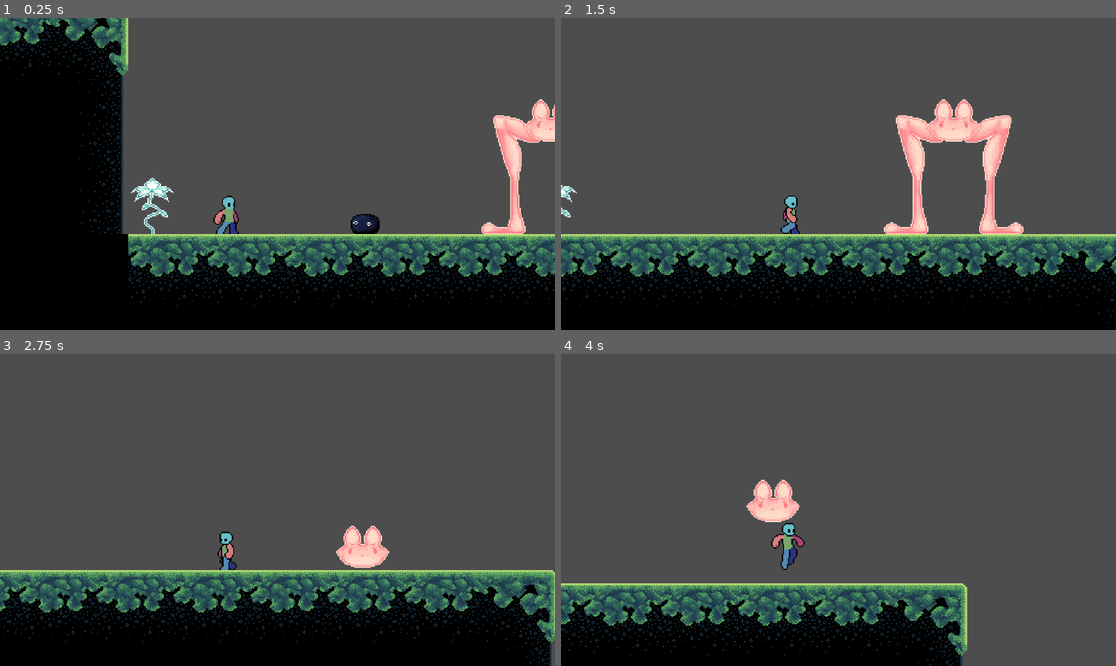
Above: before the commit, frames 1-4 (two rows, left to right).
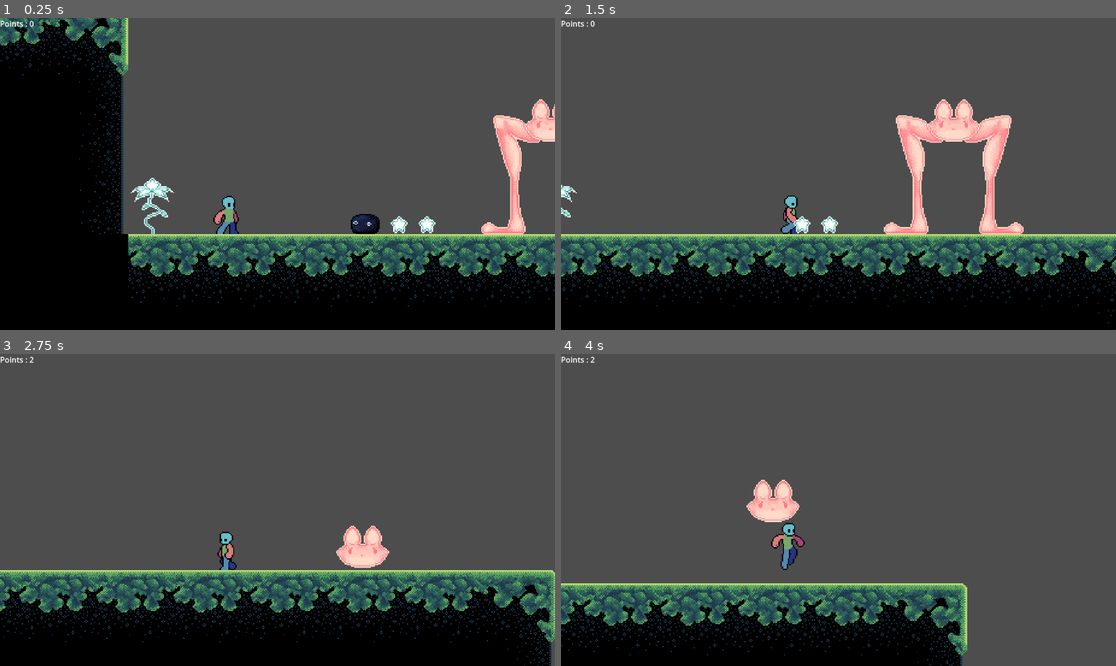
Above: after the commit, the same moments.

Repository: 7riciu/shiba-arcade-platformer-game
Game: Godot game, scene res://scenes/game.tscn
Same seed, same stepped clock (60 frames per second), same inputs: the game is played once before the commit and once after it.
Inputs (mouse positions are in pixels of both pictures, inside the frame that each line leads up to):
- Up to frame 1 (0.25 s): no input
- Up to frame 2 (1.5 s): tap Enter at 0.5 s; move the mouse to (960, 158) at 0.52 s; hold Right (Right) from 0.53 s (still down); click (960, 158) at 0.6 s; tap Space (Jump) at 0.77 s; move the mouse to (727, 189) at 1.27 s; click (727, 189) at 1.35 s
- Up to frame 3 (2.75 s): tap Space (Jump) at 1.52 s; move the mouse to (333, 441) at 2.02 s; release Right (Right) at 2.03 s; hold Left (Left) from 2.03 s (still down); click (333, 441) at 2.1 s
- Up to frame 4 (4 s): move the mouse to (810, 572) at 2.77 s; release Left (Left) at 2.78 s; hold Right (Right) from 2.78 s (still down); click (810, 572) at 2.85 s; tap Space (Jump) at 3.02, 3.77 s; move the mouse to (1005, 556) at 3.52 s; click (1005, 556) at 3.6 s

The runs differ from the first frame. In frame 1, 0.3% of the frame differs, in the area x 0-79%, y 0-70%; in frame 2, 0.3%; in frame 3, less than 0.1%; in frame 4, less than 0.1%.

Commit message:
I added a point-counting script

Diff:
--- a/scenes/game.tscn
+++ b/scenes/game.tscn
@@ -6,6 +6,8 @@
 [ext_resource type="PackedScene" uid="uid://bxcn8flp64gha" path="res://scenes/basicEnemy.tscn" id="4_p57ef"]
 [ext_resource type="PackedScene" uid="uid://da707pn7kxhgb" path="res://scenes/bunnyEnemy.tscn" id="5_iywne"]
 [ext_resource type="PackedScene" uid="uid://dt6xg5vbu7ghp" path="res://scenes/startFlower.tscn" id="6_p57ef"]
+[ext_resource type="PackedScene" uid="uid://6tl6sptuo2jw" path="res://scenes/point.tscn" id="7_u5sy4"]
+[ext_resource type="PackedScene" uid="uid://btwobl5eonivb" path="res://scenes/pointsCountUI.tscn" id="8_gee14"]
 
 [sub_resource type="TileSetAtlasSource" id="TileSetAtlasSource_u5sy4"]
 texture = ExtResource("1_p57ef")
@@ -50,9 +52,9 @@
 position = Vector2(41, -42)
 zoom = Vector2(2.5, 2.5)
 limit_left = -320
-limit_top = -300
+limit_top = -317
 limit_right = 1000
-limit_bottom = 192
+limit_bottom = 160
 position_smoothing_speed = 4.0
 
 [node name="killzone" parent="." instance=ExtResource("4_iywne")]
@@ -70,4 +72,14 @@
 [node name="startFlower" parent="." instance=ExtResource("6_p57ef")]
 position = Vector2(-108, 40)
 
+[node name="pointsCount" parent="." instance=ExtResource("8_gee14")]
+
+[node name="Points" type="Node2D" parent="."]
+
+[node name="point2" parent="Points" instance=ExtResource("7_u5sy4")]
+position = Vector2(120, 56)
+
+[node name="point" parent="Points" instance=ExtResource("7_u5sy4")]
+position = Vector2(97, 56)
+
 [connection signal="body_entered" from="killzone" to="Player" method="_on_killzone_body_entered"]
--- /dev/null
+++ b/scenes/point.tscn
@@ -0,0 +1,31 @@
+[gd_scene load_steps=6 format=3 uid="uid://6tl6sptuo2jw"]
+
+[ext_resource type="Texture2D" uid="uid://c2r3kdcj1k6qm" path="res://assets/start flower.png" id="1_r0uly"]
+[ext_resource type="Script" uid="uid://bldgh7dq3vyx0" path="res://scripts/point.gd" id="1_tue75"]
+
+[sub_resource type="AtlasTexture" id="AtlasTexture_tue75"]
+atlas = ExtResource("1_r0uly")
+region = Rect2(0, 0, 48, 48)
+
+[sub_resource type="SpriteFrames" id="SpriteFrames_imn7a"]
+animations = [{
+"frames": [{
+"duration": 1.0,
+"texture": SubResource("AtlasTexture_tue75")
+}],
+"loop": true,
+"name": &"default",
+"speed": 5.0
+}]
+
+[sub_resource type="CircleShape2D" id="CircleShape2D_tw0ea"]
+radius = 7.0
+
+[node name="point" type="Area2D"]
+script = ExtResource("1_tue75")
+
+[node name="AnimatedSprite2D" type="AnimatedSprite2D" parent="."]
+sprite_frames = SubResource("SpriteFrames_imn7a")
+
+[node name="CollisionShape2D" type="CollisionShape2D" parent="."]
+shape = SubResource("CircleShape2D_tw0ea")
--- /dev/null
+++ b/scenes/pointsCountUI.tscn
@@ -0,0 +1,11 @@
+[gd_scene load_steps=2 format=3 uid="uid://btwobl5eonivb"]
+
+[ext_resource type="Script" uid="uid://7tyr3wximdc2" path="res://scripts/points_ui.gd" id="1_puuml"]
+
+[node name="CanvasLayer" type="CanvasLayer" groups=["ui"]]
+script = ExtResource("1_puuml")
+
+[node name="PointsCount" type="Label" parent="."]
+offset_right = 40.0
+offset_bottom = 23.0
+text = "Points : 0"
--- /dev/null
+++ b/scripts/point.gd
@@ -0,0 +1,12 @@
+extends Area2D
+
+@onready var points_ui = get_tree().get_first_node_in_group("ui")
+@onready var points_collected = get_tree().get_first_node_in_group("ui")
+
+func _ready() -> void:
+	self.body_entered.connect(point_touched)
+
+func point_touched(body):
+	if body.is_in_group("player"):
+		points_ui.points_count()
+		queue_free()
--- /dev/null
+++ b/scripts/points_ui.gd
@@ -0,0 +1,9 @@
+extends CanvasLayer
+
+@onready var points_ui = $PointsCount
+
+var points_collected = 0
+
+func points_count():
+	points_collected += 1
+	points_ui.text = "Points : " + str(points_collected)
Not shown: 1 places in scenes/game.tscn that only renumber resources
Not shown, added: scripts/point.gd.uid
Not shown, added: scripts/points_ui.gd.uid
